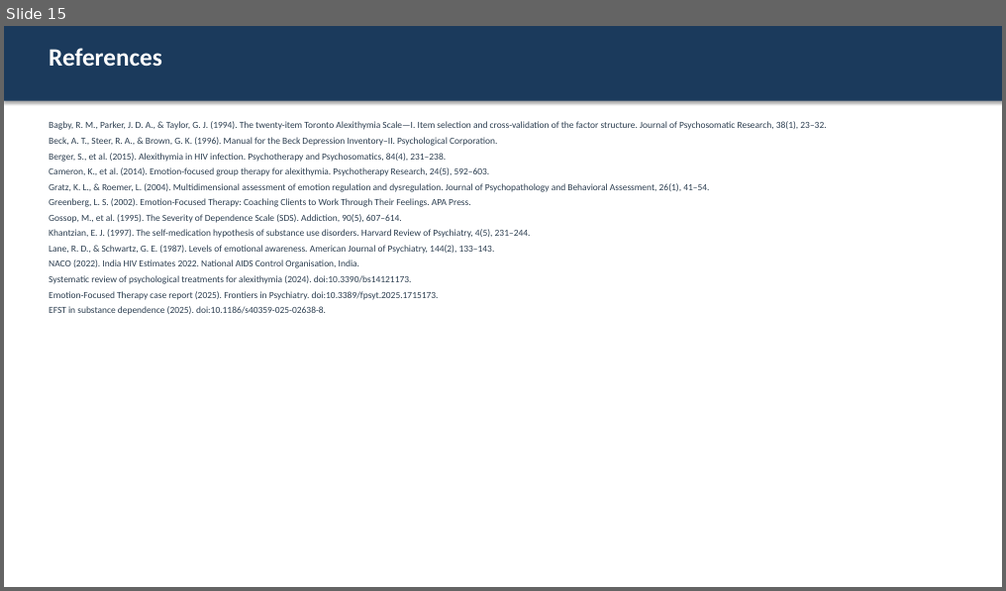
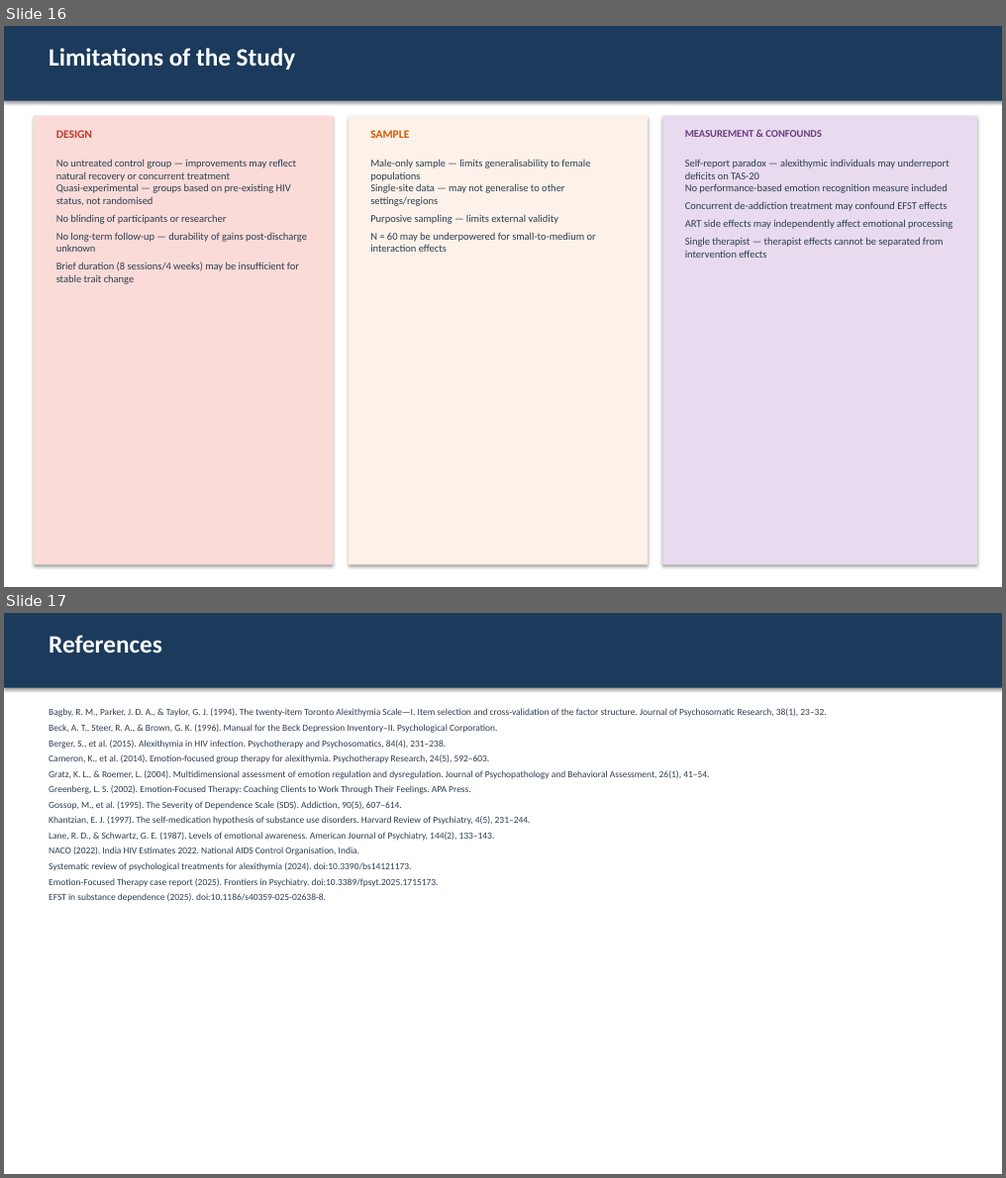
Before and after one commit to avani19shah-tech/AVANI-SHAH-WORK, a slide deck: Research_Proposal_Revised.pptx. Shown one above the other, each under a label of ours: slide 15 before the commit, slides 16 and 17 after it. The pictures are 1006x591 and 1006x1178 pixels, drawn with LibreOffice and Linux fonts; fonts in the diff are those of the drawing. Boxes give left, top, right and bottom in pixels: in the first picture for what was removed or moved away, otherwise in the second. Text is boxed around its words. In the diff, an @@ line names an element or a change of style, - is before the commit and + after.

Commit message:
Add Significance and Limitations slides to research proposal PPT

```diff
--- a/Research_Proposal_Revised.pptx
+++ b/Research_Proposal_Revised.pptx
@@ slide 16 added at [4, 26, 1002, 587], background #FFFFFF @@
@@ rectangle added at [4, 26, 1002, 101], fill #1B3A5C @@
@@ text added at [49, 48, 296, 70], 24 pt, text #FFFFFF, bold @@
+Limitations of the Study
@@ rectangle added at [34, 116, 334, 565], fill #FADBD8 @@
@@ text added at [56, 130, 92, 138], 11 pt, text #C0392B, bold @@
+DESIGN
@@ rectangle added at [349, 116, 648, 565], fill #FDF2E9 @@
@@ text added at [370, 130, 409, 138], 11 pt, text #D35A00, bold @@
+SAMPLE
@@ rectangle added at [662, 116, 977, 565], fill #E8DAEF @@
@@ text added at [685, 130, 822, 137], 10 pt, text #6C3A83, bold @@
+MEASUREMENT & CONFOUNDS
@@ text added at [56, 159, 307, 284], 10 pt, text #2C3E50 @@
+No untreated control group — improvements may reflect natural recovery or concurrent treatment
+Quasi-experimental — groups based on pre-existing HIV status, not randomised
+No blinding of participants or researcher
+No long-term follow-up — durability of gains post-discharge unknown
+Brief duration (8 sessions/4 weeks) may be insufficient for stable trait change
@@ text added at [370, 159, 596, 252], 10 pt, text #2C3E50 @@
+Male-only sample — limits generalisability to female populations
+Single-site data — may not generalise to other settings/regions
+Purposive sampling — limits external validity
+N = 60 may be underpowered for small-to-medium or interaction effects
@@ text added at [685, 159, 949, 258], 10 pt, text #2C3E50 @@
+Self-report paradox — alexithymic individuals may underreport deficits on TAS-20
+No performance-based emotion recognition measure included
+Concurrent de-addiction treatment may confound EFST effects
+ART side effects may independently affect emotional processing
+Single therapist — therapist effects cannot be separated from intervention effects
@@ what was slide 15 is now slide 17 @@
```
Also in this commit, not shown: 1 other slide added.
